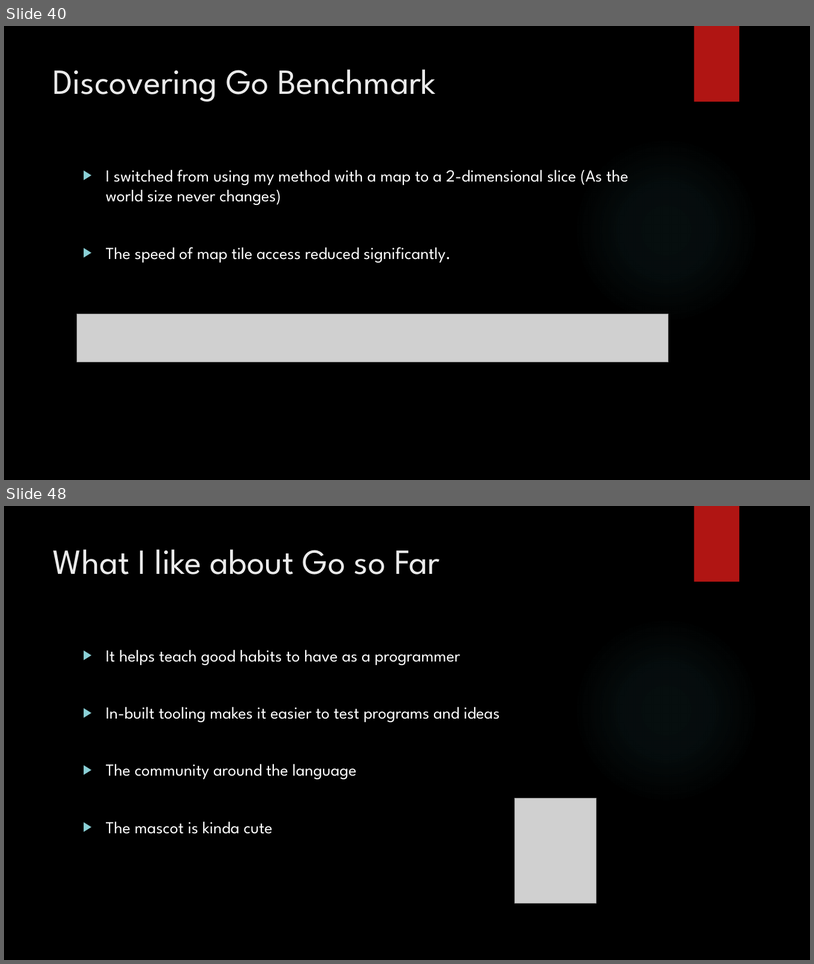
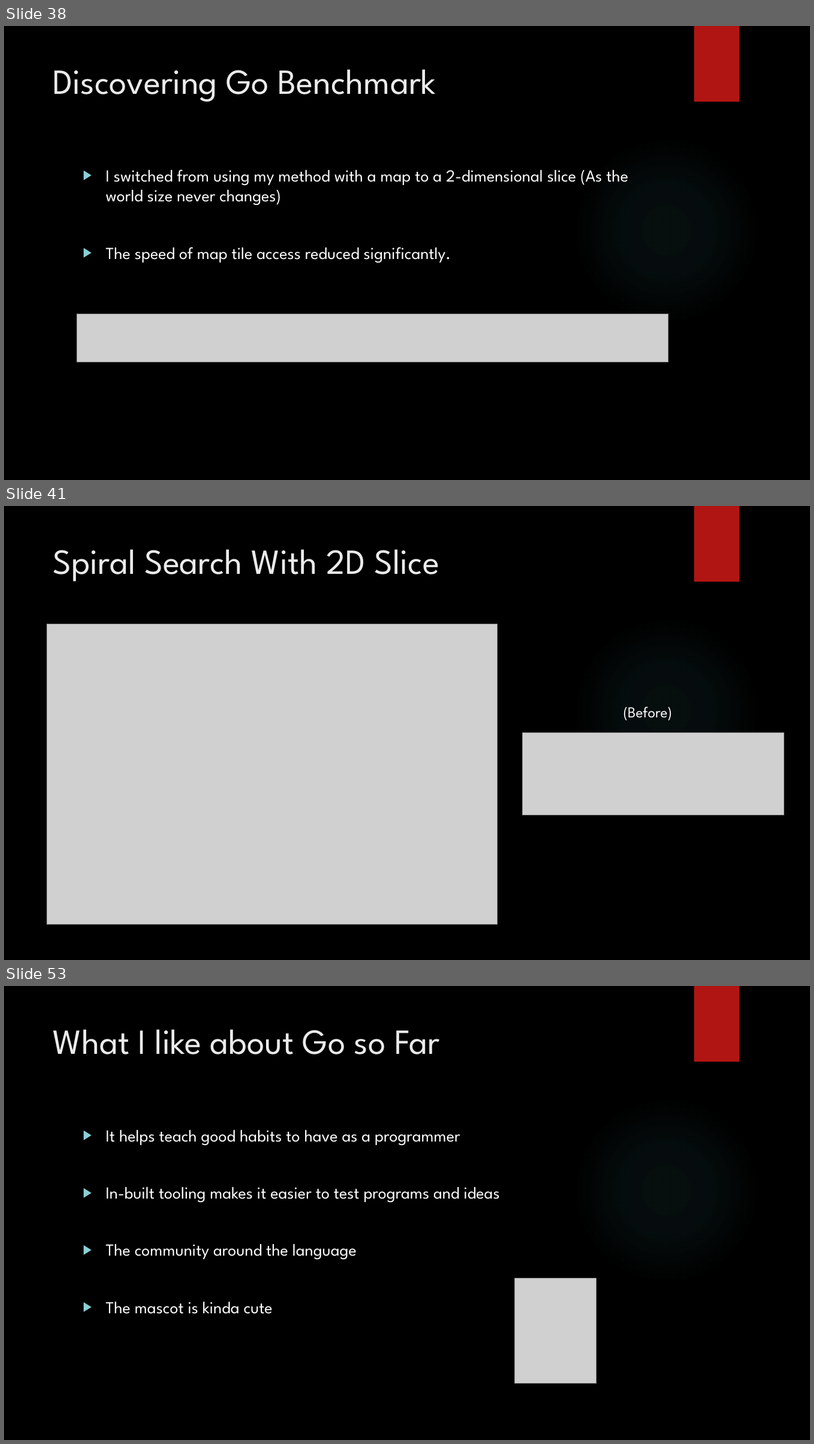
Before and after one commit to jaminologist/GopherLife, a slide deck: GopherLife.pptx. Shown one above the other, each under a label of ours: slides 40 and 48 before the commit, slides 38, 41 and 53 after it; the slides between them are not shown. The pictures are 814x964 and 814x1444 pixels, drawn with LibreOffice and Linux fonts; fonts in the diff are those of the drawing; grey boxes stand for pictures; background and template pictures are left out. Boxes give left, top, right and bottom in pixels: in the first picture for what was removed or moved away, otherwise in the second. Text is boxed around its words. In the diff, an @@ line names an element or a change of style, - is before the commit and + after.

```diff
--- a/GopherLife.pptx
+++ b/GopherLife.pptx
@@ slide 41 added at (4, 506, 810, 960), background picture (left out); not listed: 2 template elements that a slide beside it also shows @@
@@ title added at (53, 549, 440, 582), 42 pt, text #EBEBEB @@
+Spiral Search With 2D Slice
@@ picture added at (47, 624, 498, 924) @@
@@ text added at (624, 706, 673, 720), 18 pt, text #FFFFFF @@
+(Before)
@@ picture added at (522, 733, 785, 815) @@
@@ what was slide 40 is now slide 38 @@
@@ what was slide 48 is now slide 53 @@
```
Also in this commit, not shown: 7 slides changed, 13 other slides added, 9 slides removed, 9 other files.
